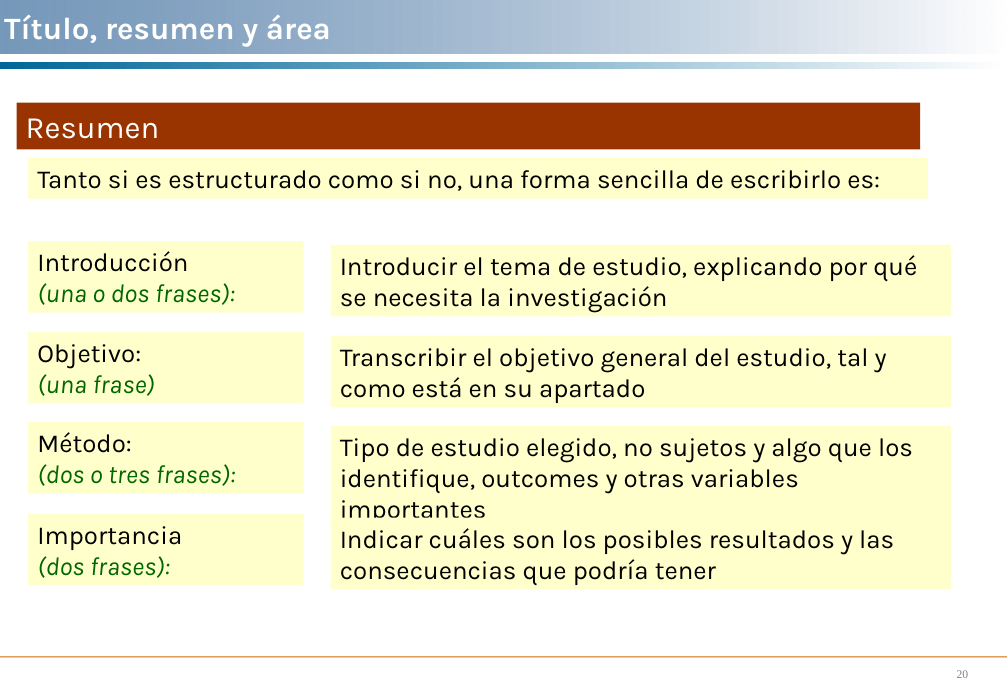
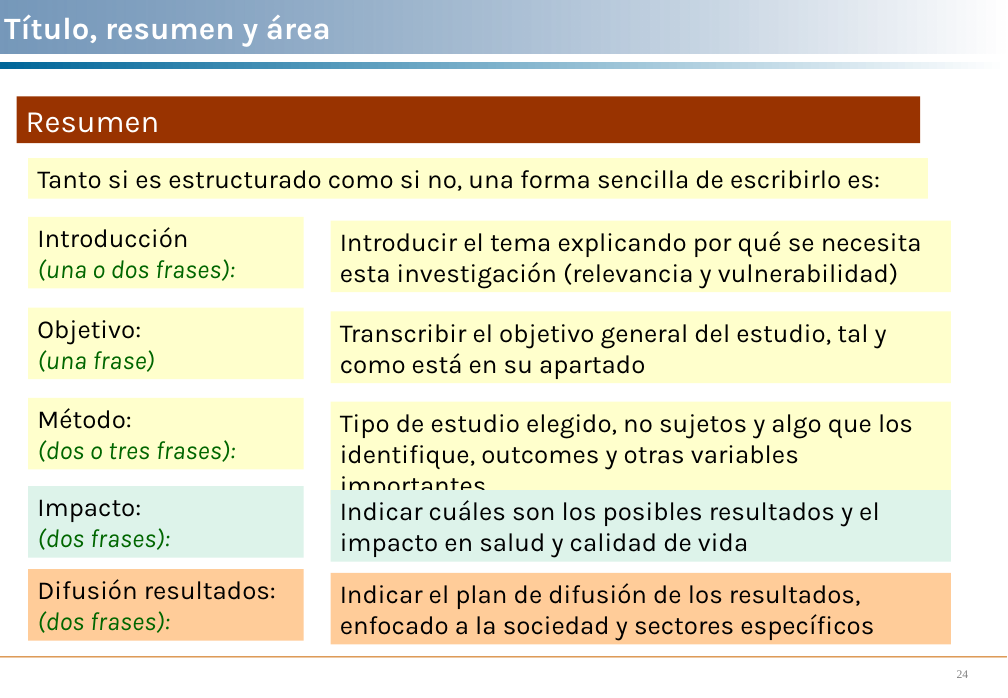
Before and after one commit to ibaitamayo/Taller_PI, a slide deck: slide 24 of Taller 3/Plan de trabajo, cronograma, impacto.ppt (slide 20 before the commit). Drawn at 1008x698 pixels with LibreOffice and Linux fonts; fonts in the diff are those of the drawing. Boxes give left, top, right and bottom in pixels: in the first picture for what was removed or moved away, otherwise in the second. Text is boxed around its words. In the diff, an @@ line names an element or a change of style, - is before the commit and + after.

```diff
--- a/Taller 3/Plan de trabajo, cronograma, impacto.ppt
+++ b/Taller 3/Plan de trabajo, cronograma, impacto.ppt
@@ rectangle "Resumen": place and size @@
-rectangle "Resumen" at bbox=[17, 102, 920, 149]
+rectangle "Resumen" at bbox=[17, 97, 920, 143]
@@ text in rectangle at bbox=[340, 231, 922, 289]: text changed @@
-Introducir el tema de estudio, explicando por qué se necesita la investigación
+Introducir el tema explicando por qué se necesita esta investigación (relevancia y vulnerabilidad)
@@ rectangle "Impacto:": place and size @@
-rectangle "Impacto:" at bbox=[28, 513, 303, 585]
+rectangle "Impacto:" at bbox=[28, 485, 303, 557]
@@ rectangle "Impacto:" at bbox=[28, 485, 303, 557]: fill #FFFFCC to #DDF3EA @@
@@ text in rectangle at bbox=[37, 499, 141, 522]: text changed @@
-Importancia
+Impacto:
@@ 7 rectangles: place and size @@
-7 rectangles at bbox=[28, 241, 950, 589]
+7 rectangles at bbox=[28, 217, 950, 562]
@@ rectangle "Indicar cuáles son los posibles ..." at bbox=[330, 490, 950, 562]: fill #FFFFCC to #DDF3EA @@
@@ text in rectangle at bbox=[340, 500, 880, 558]: text changed @@
-Indicar cuáles son los posibles resultados y las consecuencias que podría tener
+Indicar cuáles son los posibles resultados y el impacto en salud y calidad de vida
@@ rectangle added at bbox=[28, 568, 303, 640], fill #FFCC99, 20 pt, text #000000 @@
+Difusión resultados:
+(dos frases):
@@ rectangle added at bbox=[330, 573, 950, 644], fill #FFCC99, 20 pt, text #000000 @@
+Indicar el plan de difusión de los resultados, enfocado a la sociedad y sectores específicos
@@ page number at bbox=[957, 670, 969, 678]: text changed @@
-20
+24
```
Also in this commit, not shown: 10 other slides changed, 11 slides added, 4 slides removed, 33 other files.
